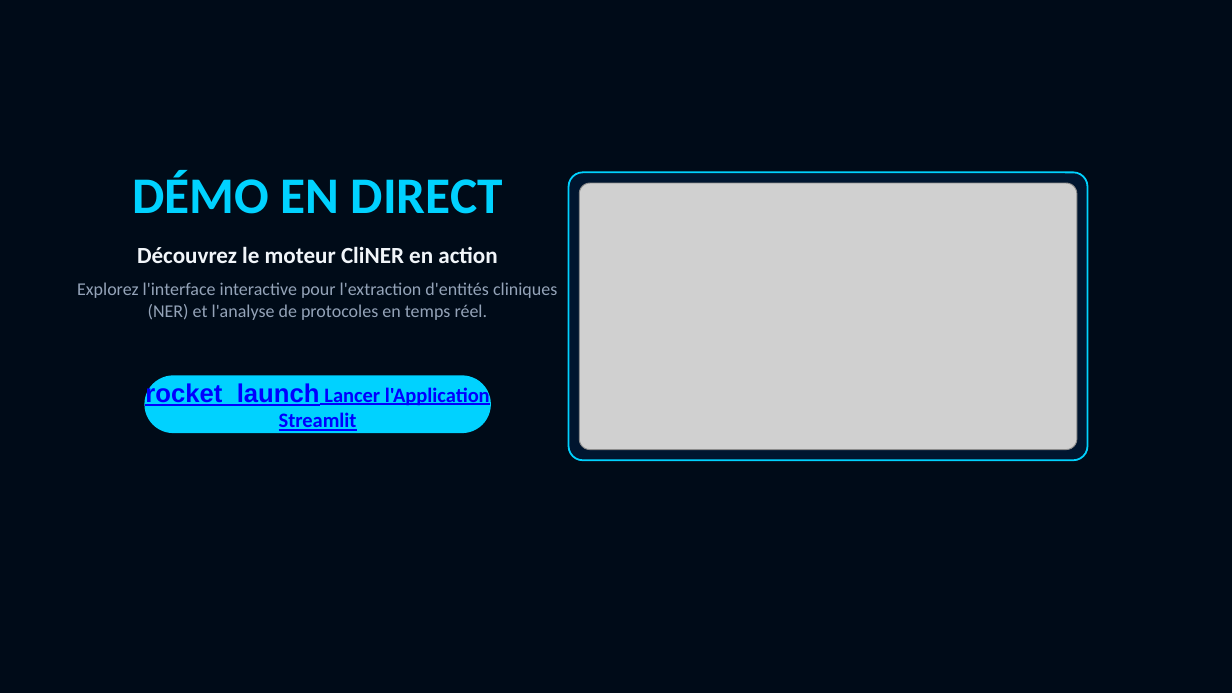
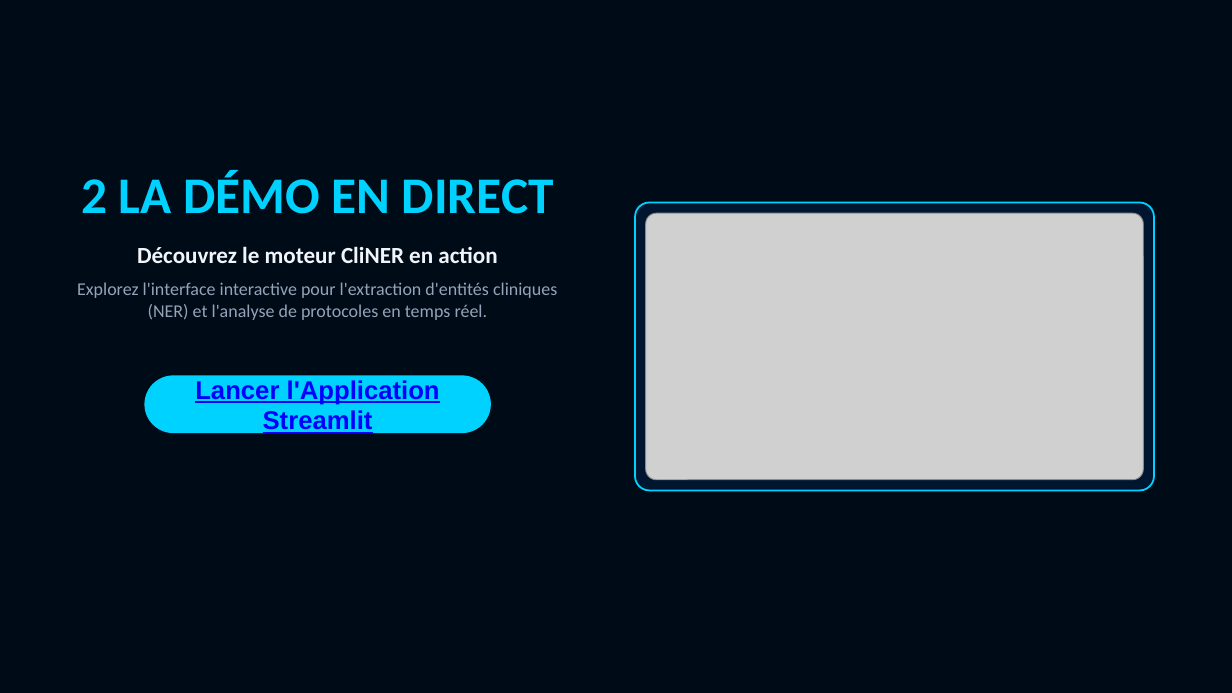
Before and after one commit to Elkristobal59/CERTIFICATION_CDSD, a slide deck: slide 3 of Bloc_6_CliNER/CliNER_presentation.pptx. Drawn at 1232x693 pixels with LibreOffice and Linux fonts; fonts in the diff are those of the drawing; grey boxes stand for pictures. Boxes give left, top, right and bottom in pixels: in the first picture for what was removed or moved away, otherwise in the second. Text is boxed around its words. In the diff, an @@ line names an element or a change of style, - is before the commit and + after.

```diff
--- a/Bloc_6_CliNER/CliNER_presentation.pptx
+++ b/Bloc_6_CliNER/CliNER_presentation.pptx
@@ text at (81,170,554,214): text changed @@
-DÉMO EN DIRECT
+2 LA DÉMO EN DIRECT
@@ rounded rectangle: place and size @@
-rounded rectangle at (568,173,1088,461)
+rounded rectangle at (635,202,1154,491)
@@ picture: place and size @@
-picture at (579,183,1078,450)
+picture at (646,213,1144,481)
@@ text at (195,380,440,436): text changed; size 16 to 20 pt; font Calibri to Arial @@
-rocket_launch Lancer l'Application Streamlit
+Lancer l'Application Streamlit
```
Also in this commit, not shown: 4 other slides changed, 3 slides added, 2 slides removed, 34 other files.
